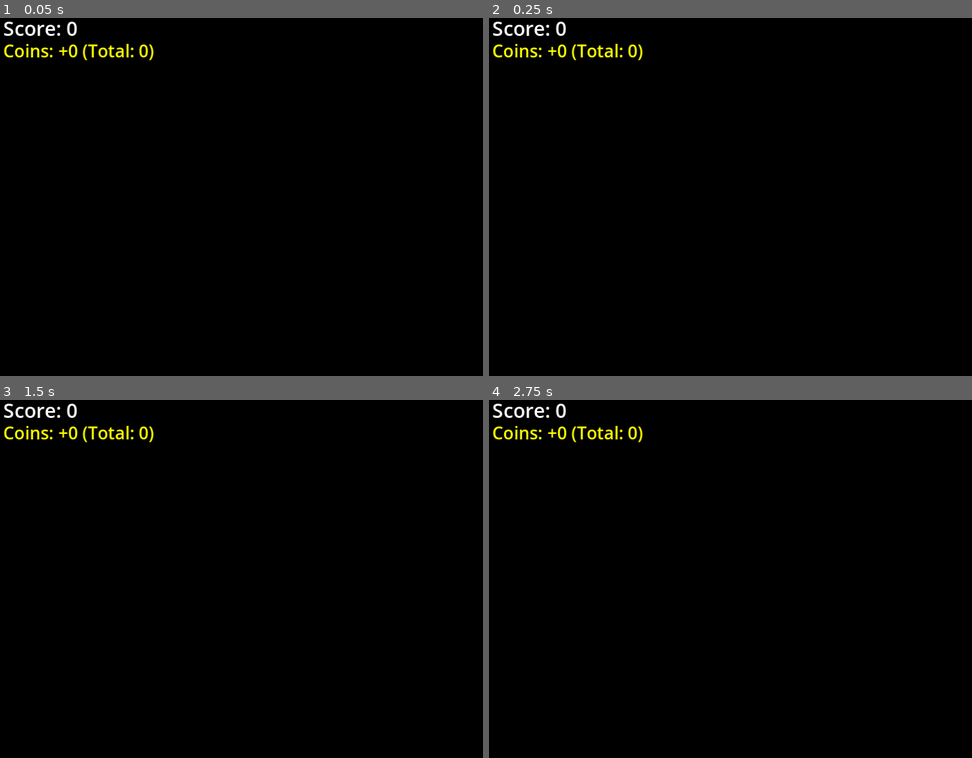
Above: before the commit, frames 1-4 (two rows, left to right).
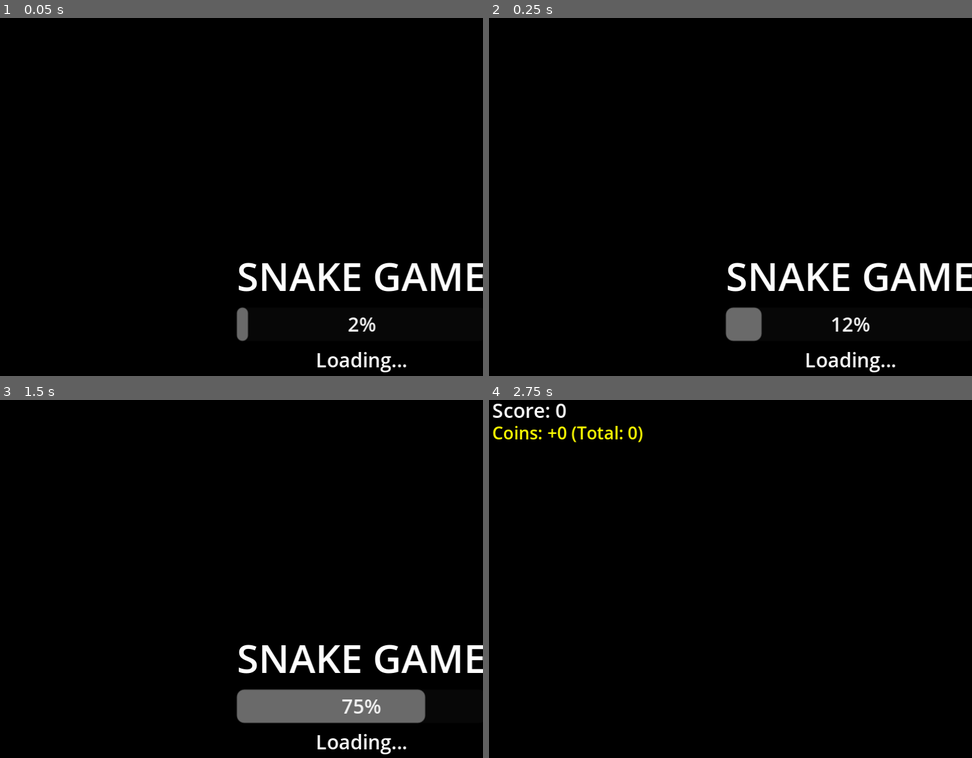
Above: after the commit, the same moments.

Repository: EiJackGH/snake-game
Game: Godot game, scene res://scenes/Main.tscn
Two runs of this game, one before a commit and one after it. Both use one fixed random seed, a clock stepped at 60 frames per second and the inputs below.
Inputs:
- Up to frame 1 (0.05 s): no input
- Up to frame 2 (0.25 s): no input
- Up to frame 3 (1.5 s): hold Right (move_right) 0.53-1.28 s; hold Down (move_down) from 1.28 s (still down)
- Up to frame 4 (2.75 s): release Down (move_down) at 2.03 s; hold Right (move_right) from 2.03 s (still down)

The runs differ from the first frame. In frame 1, 3.2% of the frame differs, in the area x 0-100%, y 1-99%; in frame 2, 3.7%; in frame 3, 6.6%; in frame 4, nothing differs.

Commit message:
Add loading screen to Snake Game
- Introduced `is_loading` flag to manage game state during initialization.
- Implemented `setup_loading_screen` to programmatically create a loading UI with a progress bar.
- Added `_on_loading_finished` to handle the transition from loading to gameplay.
- Updated `_ready` to initiate the loading screen and delayed the game timer start.
- Guarded `_input` to prevent snake movement while the loading screen is active.

Co-authored-by: EiJackGH <172181576+EiJackGH@users.noreply.github.com>

Diff:
--- a/scripts/Main.gd
+++ b/scripts/Main.gd
@@ -10,6 +10,8 @@
 var food_pos = Vector2(10, 10)
 var score = 0
 var game_over = false
+var is_loading = true
+var loading_screen: ColorRect
 
 # Coin System Definitions
 var coin_pos = Vector2(-1, -1)
@@ -104,6 +106,41 @@
 	spawn_food()
 	update_ui()
 	setup_shop_ui()
+	setup_loading_screen()
+
+func setup_loading_screen():
+	loading_screen = ColorRect.new()
+	loading_screen.color = Color.BLACK
+	loading_screen.set_anchors_and_offsets_preset(Control.PRESET_FULL_RECT)
+	$CanvasLayer.add_child(loading_screen)
+
+	var vbox = VBoxContainer.new()
+	vbox.set_anchors_and_offsets_preset(Control.PRESET_CENTER)
+	loading_screen.add_child(vbox)
+
+	var title = Label.new()
+	title.text = "SNAKE GAME"
+	title.add_theme_font_size_override("font_size", 32)
+	title.horizontal_alignment = HORIZONTAL_ALIGNMENT_CENTER
+	vbox.add_child(title)
+
+	var progress_bar = ProgressBar.new()
+	progress_bar.custom_minimum_size = Vector2(200, 20)
+	vbox.add_child(progress_bar)
+
+	var loading_label = Label.new()
+	loading_label.text = "Loading..."
+	loading_label.horizontal_alignment = HORIZONTAL_ALIGNMENT_CENTER
+	vbox.add_child(loading_label)
+
+	var tween = create_tween()
+	tween.tween_property(progress_bar, "value", 100, 2.0)
+	tween.finished.connect(_on_loading_finished)
+
+func _on_loading_finished():
+	is_loading = false
+	if loading_screen:
+		loading_screen.queue_free()
 	timer.start()
 
 func setup_shop_ui():
@@ -246,6 +283,8 @@
 	update_shop_ui()
 
 func _input(event):
+	if is_loading:
+		return
 	if event.is_action_pressed("move_up") and direction != Vector2.DOWN:
 		next_direction = Vector2.UP
 	elif event.is_action_pressed("move_down") and direction != Vector2.UP:
